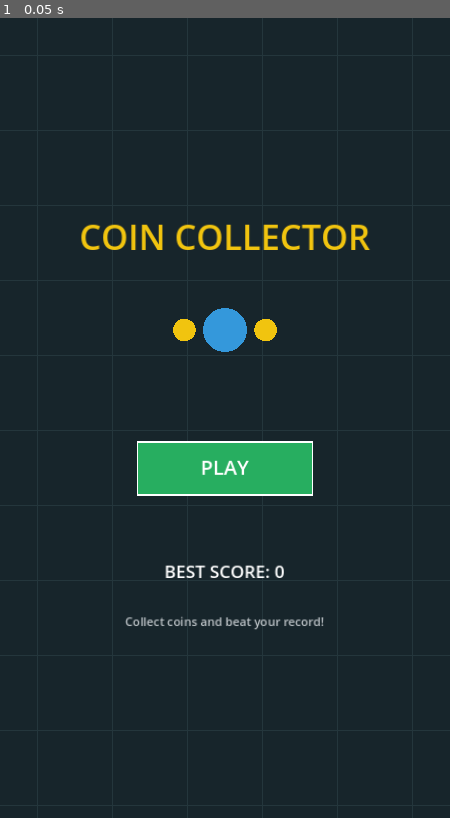
Above: before the commit, frame 1.
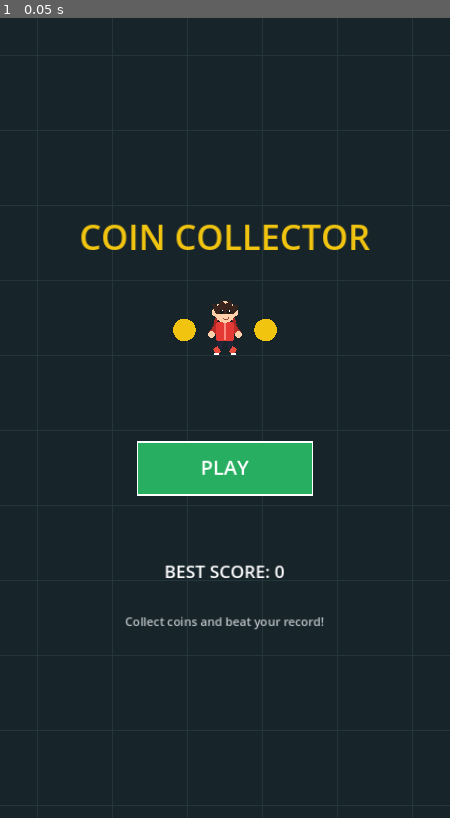
Above: after the commit, the same moment.

Repository: c9wildbeast-coder/coin-collector-game
Game: Godot game, scene res://Main.tscn
Same seed, same stepped clock (60 frames per second), same inputs: the game is played once before the commit and once after it.
Inputs:
- Up to frame 1 (0.05 s): no input

The runs differ from the first frame. In frame 1, 0.5% of the frame differs, in the area x 45-55%, y 35-43%.

Commit message:
Update Main.gd

Diff:
--- a/Main.gd
+++ b/Main.gd
@@ -4,14 +4,16 @@
 var screen_size = Vector2(720, 1280)
 var player_position = Vector2.ZERO
 var player_speed = 350.0
-var player_radius = 25.0
-
 var coins: Array[Vector2] = []
+
 var score = 0
 var best_score = 0
 
 var state = "menu"
 var touch_target: Variant = null
+
+var animation_time = 0.0
+var is_moving = false
 
 var play_button = Rect2()
 var pause_button = Rect2()
@@ -39,6 +41,7 @@
     coins.clear()
     player_position = screen_size / 2
     touch_target = null
+    is_moving = false
 
     for i in range(10):
         spawn_coin()
@@ -78,13 +81,20 @@
         if player_position.distance_to(touch_target) > 10:
             direction = player_position.direction_to(touch_target)
 
+    is_moving = direction.length() > 0.05
+
+    if is_moving:
+        animation_time += delta * 12.0
+    else:
+        animation_time += delta * 2.0
+
     player_position += direction * player_speed * delta
 
-    player_position.x = clampf(player_position.x, 30, screen_size.x - 30)
-    player_position.y = clampf(player_position.y, 120, screen_size.y - 30)
+    player_position.x = clampf(player_position.x, 40, screen_size.x - 40)
+    player_position.y = clampf(player_position.y, 140, screen_size.y - 45)
 
     for i in range(coins.size() - 1, -1, -1):
-        if player_position.distance_to(coins[i]) < 45:
+        if player_position.distance_to(coins[i]) < 50:
             coins.remove_at(i)
             score += 1
 
@@ -138,6 +148,131 @@
             start_game()
         elif home_button.has_point(pos):
             state = "menu"
+
+func draw_character(pos: Vector2, running: bool, scale_factor: float = 1.0):
+    var swing = 0.0
+
+    if running:
+        swing = sin(animation_time) * 13.0
+
+    draw_set_transform(pos, 0.0, Vector2.ONE * scale_factor)
+
+    # Legs
+    draw_line(
+        Vector2(-8, 17),
+        Vector2(-10 + swing, 34),
+        Color("#202638"), 10
+    )
+    draw_line(
+        Vector2(8, 17),
+        Vector2(10 - swing, 34),
+        Color("#202638"), 10
+    )
+
+    # Red sneakers
+    draw_line(
+        Vector2(-10 + swing, 34),
+        Vector2(-19 + swing, 39),
+        Color("#e74c3c"), 12
+    )
+    draw_line(
+        Vector2(10 - swing, 34),
+        Vector2(19 - swing, 39),
+        Color("#e74c3c"), 12
+    )
+
+    draw_line(
+        Vector2(-20 + swing, 43),
+        Vector2(-10 + swing, 43),
+        Color.WHITE, 3
+    )
+    draw_line(
+        Vector2(10 - swing, 43),
+        Vector2(20 - swing, 43),
+        Color.WHITE, 3
+    )
+
+    # Arms
+    draw_line(
+        Vector2(-14, -7),
+        Vector2(-24 - swing * 0.5, 7),
+        Color("#b92e28"), 11
+    )
+    draw_line(
+        Vector2(14, -7),
+        Vector2(24 + swing * 0.5, 7),
+        Color("#b92e28"), 11
+    )
+
+    # Hands
+    draw_circle(Vector2(-24 - swing * 0.5, 8), 6, Color("#ffd0aa"))
+    draw_circle(Vector2(24 + swing * 0.5, 8), 6, Color("#ffd0aa"))
+
+    # Hoodie body
+    var body = PackedVector2Array([
+        Vector2(-17, -15),
+        Vector2(17, -15),
+        Vector2(15, 20),
+        Vector2(-15, 20)
+    ])
+    draw_colored_polygon(body, Color("#e53935"))
+
+    draw_line(Vector2(0, -12), Vector2(0, 18), Color("#ff8a80"), 2)
+
+    # Hood
+    draw_arc(
+        Vector2(0, -9),
+        18,
+        PI,
+        TAU,
+        32,
+        Color("#a92725"),
+        5
+    )
+
+    # Ears
+    draw_circle(Vector2(-18, -31), 6, Color("#ffd0aa"))
+    draw_circle(Vector2(18, -31), 6, Color("#ffd0aa"))
+
+    # Face
+    draw_circle(Vector2(0, -32), 19, Color("#ffd0aa"))
+
+    # Hair
+    var hair = PackedVector2Array([
+        Vector2(-19, -34),
+        Vector2(-23, -47),
+        Vector2(-12, -43),
+        Vector2(-7, -54),
+        Vector2(1, -46),
+        Vector2(10, -53),
+        Vector2(13, -43),
+        Vector2(24, -45),
+        Vector2(20, -32),
+        Vector2(14, -28),
+        Vector2(-15, -28)
+    ])
+    draw_colored_polygon(hair, Color("#39231d"))
+
+    # Eyes
+    draw_circle(Vector2(7, -32), 3.5, Color("#171717"))
+    draw_circle(Vector2(-6, -32), 3.5, Color("#171717"))
+
+    # Eye highlights
+    draw_circle(Vector2(8, -34), 1.2, Color.WHITE)
+    draw_circle(Vector2(-5, -34), 1.2, Color.WHITE)
+
+    # Smile
+    draw_arc(
+        Vector2(2, -23),
+        5,
+        0.2,
+        PI - 0.2,
+        12,
+        Color("#9b5142"),
+        1.5
+    )
+
+    draw_set_transform(Vector2.ZERO, 0.0, Vector2.ONE)
 
 func draw_button(rect, label, color):
     draw_rect(rect, color)
@@ -189,7 +324,12 @@
             Color("#f1c40f")
         )
 
-        draw_circle(Vector2(center, screen_size.y * 0.39), 35, Color("#3498db"))
+        draw_character(
+            Vector2(center, screen_size.y * 0.39),
+            true,
+            0.9
+        )
+
         draw_circle(Vector2(center - 65, screen_size.y * 0.39), 18, Color("#f1c40f"))
         draw_circle(Vector2(center + 65, screen_size.y * 0.39), 18, Color("#f1c40f"))
 
@@ -220,8 +360,7 @@
             draw_circle(coin, 20, Color("#f1c40f"))
             draw_circle(coin, 12, Color("#ffe680"))
 
-        draw_circle(player_position, player_radius, Color("#3498db"))
-        draw_circle(player_position, 13, Color("#85d6ff"))
+        draw_character(player_position, is_moving, 1.0)
 
         draw_string(
             ThemeDB.fallback_font,
